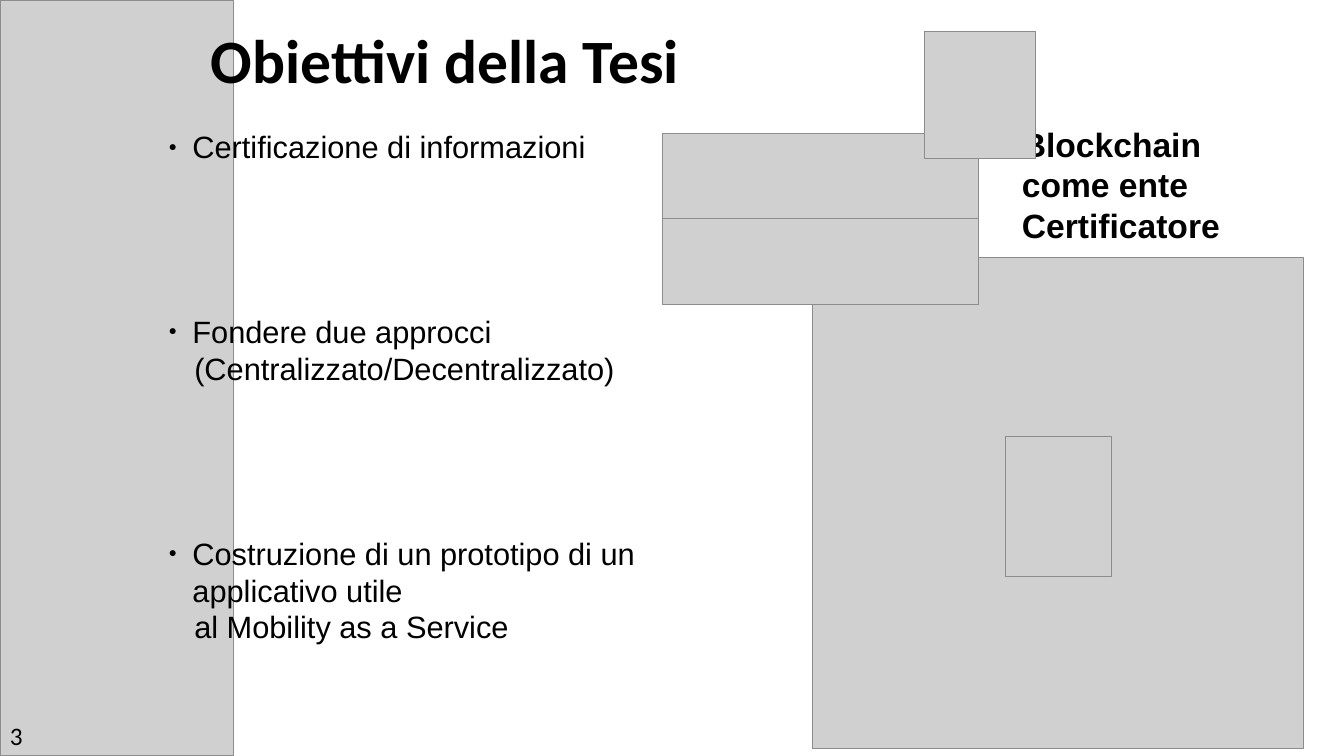
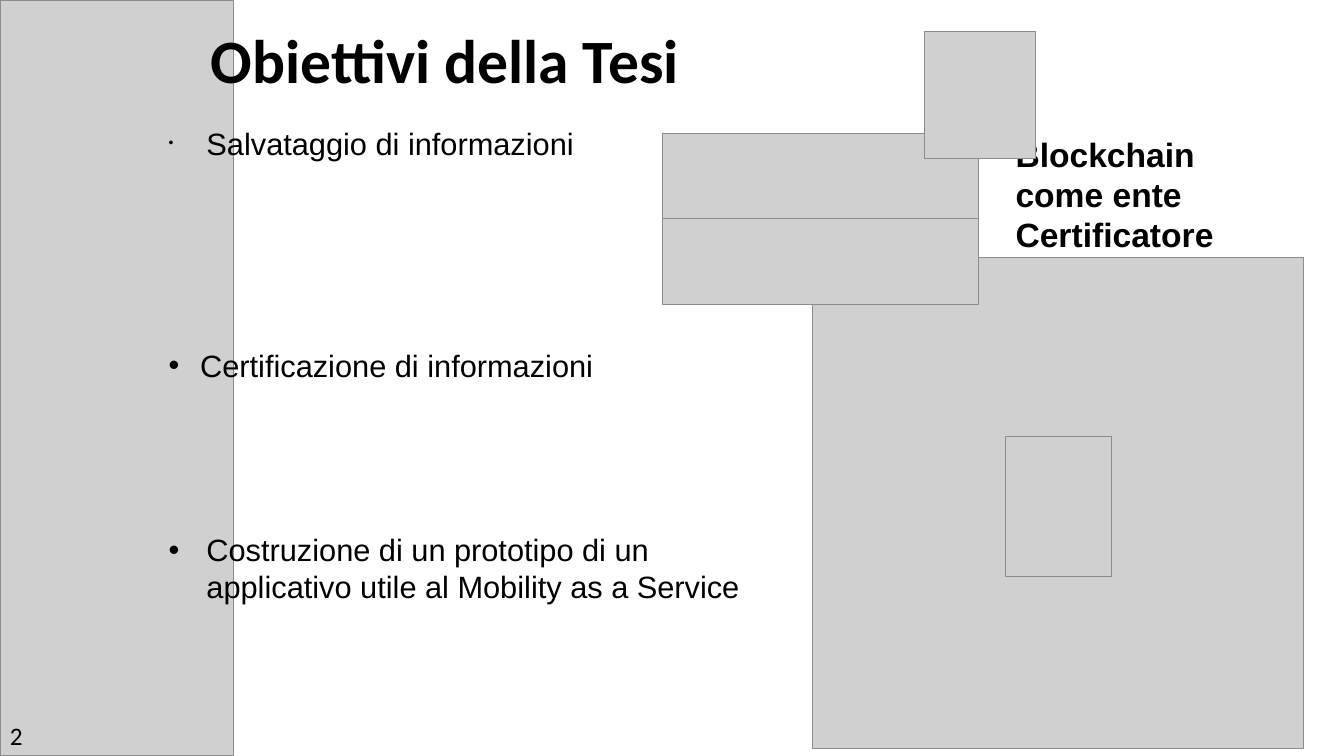
Before and after one commit to MrSecret35/Tesi_Triennale_Blockchain, a slide deck: slide 2 of presentazione_laurea/Presentazione_Laurea.pptx (slide 3 before the commit). Drawn at 1344x756 pixels with LibreOffice and Linux fonts; fonts in the diff are those of the drawing; grey boxes stand for pictures. Boxes give left, top, right and bottom in pixels: in the first picture for what was removed or moved away, otherwise in the second. Text is boxed around its words. In the diff, an @@ line names an element or a change of style, - is before the commit and + after.

```diff
--- a/presentazione_laurea/Presentazione_Laurea.pptx
+++ b/presentazione_laurea/Presentazione_Laurea.pptx
@@ text at [206, 131, 574, 161]: paragraph added @@
+• Salvataggio di informazioni
@@ text "Blockchain come ente Certificatore": place and size @@
-text "Blockchain come ente Certificatore" at [1022, 130, 1220, 239]
+text "Blockchain come ente Certificatore" at [1016, 140, 1214, 248]
@@ text at [200, 352, 593, 382]: bullet ● to • @@
@@ text at [206, 537, 739, 604]: text changed @@
-● Fondere due approcci
-(Centralizzato/Decentralizzato)
-● Costruzione di un prototipo di un applicativo utile
-al Mobility as a Service
+• Costruzione di un prototipo di un applicativo utile al Mobility as a Service
@@ text at [10, 728, 23, 745]: text changed @@
-3
+2
```
Also in this commit, not shown: 7 other slides changed, 10 slides added, 1 slide removed, 9 other files.
